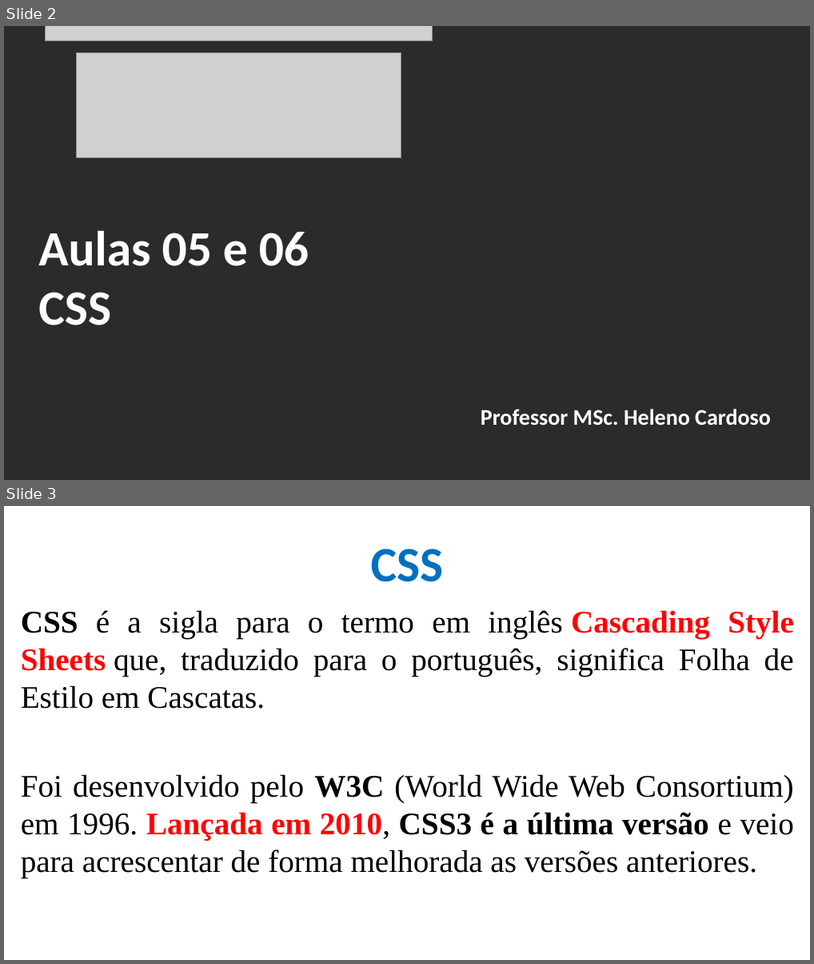
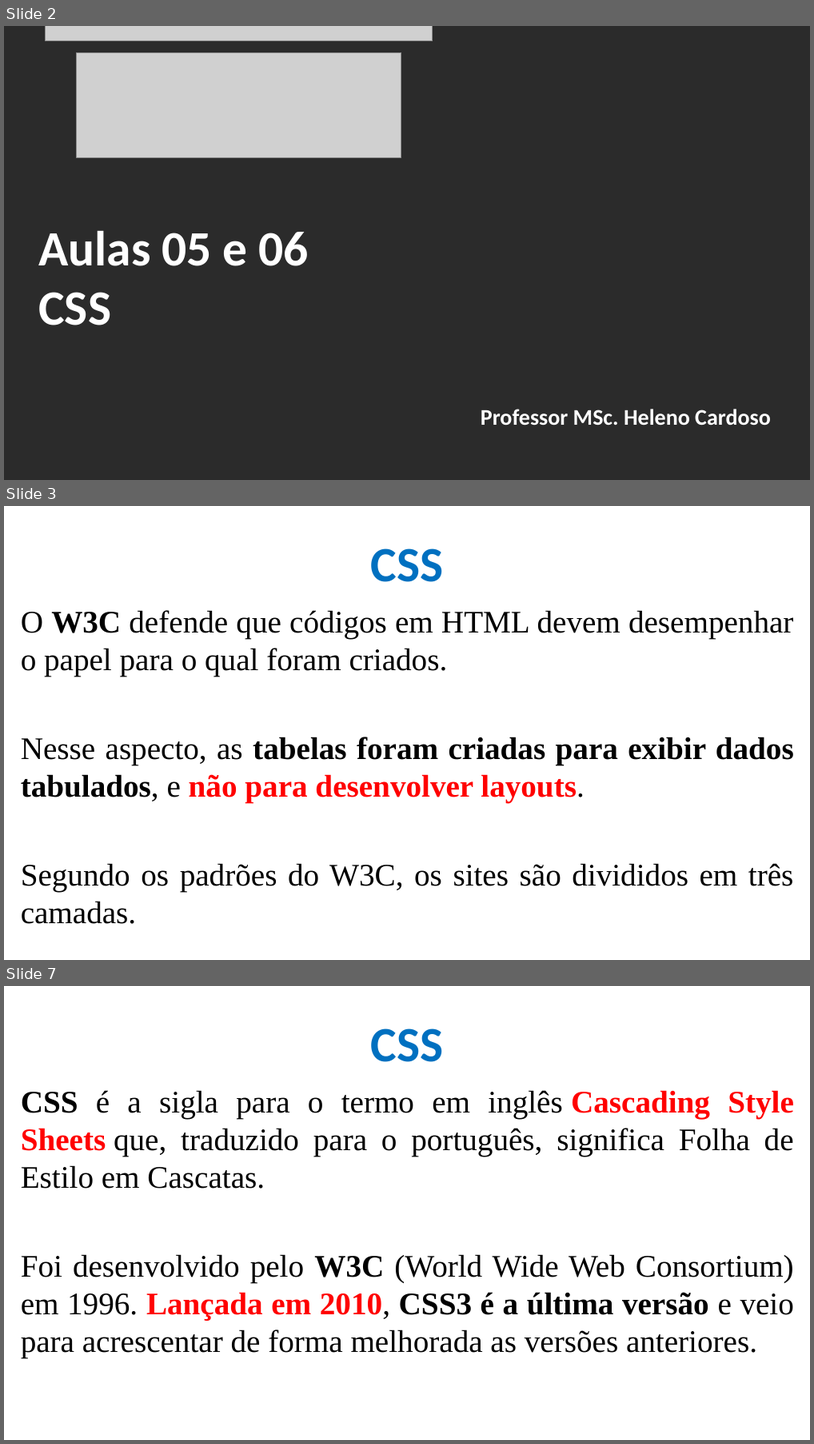
Before and after one commit to CloudEducationBrazil/WydenDesenvolvimentoWebPHP, a slide deck: 01 Classes/Aula 05 e 06 Desenvolvimento Web - CSS.pptx. Shown one above the other, each under a label of ours: slides 2 and 3 before the commit, slides 2, 3 and 7 after it; the slides between them are not shown. The pictures are 814x964 and 814x1444 pixels, drawn with LibreOffice and Linux fonts; fonts in the diff are those of the drawing; grey boxes stand for pictures; background and template pictures are left out; a plain dark background stands for a picture behind light text. Boxes give left, top, right and bottom in pixels: in the first picture for what was removed or moved away, otherwise in the second. Text is boxed around its words. In the diff, an @@ line names an element or a change of style, - is before the commit and + after.

```diff
--- a/01 Classes/Aula 05 e 06 Desenvolvimento Web - CSS.pptx
+++ b/01 Classes/Aula 05 e 06 Desenvolvimento Web - CSS.pptx
@@ slide 3 added at (4,506,810,960), background picture (left out) @@
@@ title added at (371,548,444,582), 44 pt, text #0070C0, bold @@
+CSS
@@ text added at (21,610,794,924), 28 pt, text #000000 @@
+O W3C defende que códigos em HTML devem desempenhar o papel para o qual foram criados.
+Nesse aspecto, as tabelas foram criadas para exibir dados tabulados, e não para desenvolver layouts.
+Segundo os padrões do W3C, os sites são divididos em três camadas.
@@ what was slide 3 is now slide 7 @@
```
Also in this commit, not shown: 4 other slides added, 1 other file.
